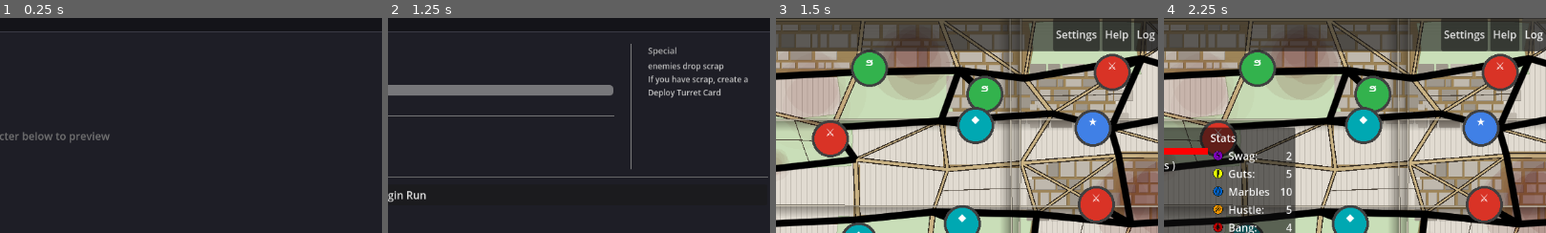
Above: before the commit, frames 1-4 (left to right).
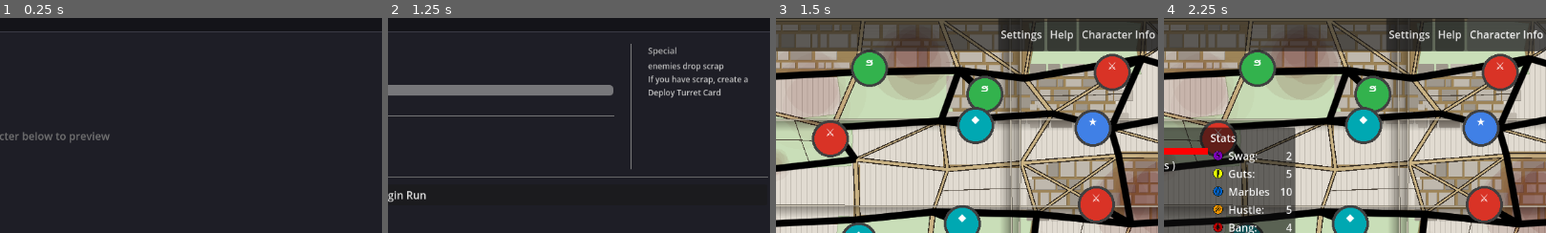
Above: after the commit, the same moments.

Repository: NastyDrac/grind
Game: Godot game, scene res://Scenes/character_select.tscn
Same seed, same stepped clock (60 frames per second), same inputs: the game is played once before the commit and once after it. The project has no main scene, so this scene is started directly. The engine's default icon, where the game draws it, is replaced by a stand-in: a white triangle on a blue panel in a dark square.
Inputs (mouse positions are % of the whole screen's width and height, from its top left):
- Up to frame 1 (0.25 s): no input
- Up to frame 2 (1.25 s): click (6, 82) at 0.52 s
- Up to frame 3 (1.5 s): click "Begin Run" at 1.25 s
- Up to frame 4 (2.25 s): click "Log" (after the commit: "Character Info") at 2 s
The pictures show only the part of the screen within x 50-100%, y 0-50%; the shares and areas given below are measured in that part.

Frames 1-2 are identical in both runs. In frame 3, 2.6% of the frame differs, in the area x 58-100%, y 0-16%; in frame 4, 2.6%.

Commit message:
fixed thingy

Diff:
--- a/Scenes/ui_bar.tscn
+++ b/Scenes/ui_bar.tscn
@@ -50,7 +50,7 @@
 
 [node name="Log" type="Button" parent="UI Bar/HBoxContainer"]
 layout_mode = 2
-text = "Log"
+text = "Character Info"
 
 [connection signal="pressed" from="UI Bar/HBoxContainer/Settings" to="." method="_on_settings_pressed"]
 [connection signal="pressed" from="UI Bar/HBoxContainer/Help" to="." method="_on_help_pressed"]
--- a/Scripts/enemy.gd
+++ b/Scripts/enemy.gd
@@ -15,6 +15,7 @@
 
 signal enemy_attack_player(enemy : Enemy, damage : int)
 signal enemy_moved(enemy : Enemy, old_range : int, new_range : int)
+signal enemy_player_moved(enemy : Enemy, old_range : int, new_range : int)
 
 @onready var sprite := $Sprite2D
 
@@ -92,6 +93,20 @@
 
 func attack_player():
 	Global.enemy_attacks_player.emit(self, data.damage)
+
+
+## Push this enemy away from the player by the given number of range steps.
+## Always use this for push effects — it emits enemy_moved so the range manager
+## stays in sync, and enemy_player_moved so Newton's Cradle (player-only) fires.
+func push(amount: int) -> void:
+	if amount <= 0:
+		return
+	var old_range := current_range
+	current_range += amount
+	if range_manager:
+		target_position = range_manager.get_position_for_enemy(self)
+	enemy_moved.emit(self, old_range, current_range)
+	enemy_player_moved.emit(self, old_range, current_range)
 
 func get_current_range() -> int:
 	return current_range
--- a/Scripts/newtons_cradle.gd
+++ b/Scripts/newtons_cradle.gd
@@ -1,19 +1,17 @@
 extends Thingy
 class_name NewtonsCradle
 
-## Newton's Cradle — passive item.
-## When any enemy is pushed (new_range > old_range), every OTHER enemy
-## occupying a range the pushed enemy crossed through or landed on takes damage.
-##
-## Example: enemy pushed from range 2 → range 5 hits all enemies at ranges 3, 4, and 5.
+## Newton's Cradle -- passive item.
+## When the player forces an enemy to move (push or pull), every OTHER enemy
+## in the ranges swept through takes damage.
 
-# ── Configuration ─────────────────────────────────────────────────────────────
+# -- Configuration -------------------------------------------------------------
 
 ## Damage dealt to each enemy in the swept ranges.
 ## Formula can use: swag, guts, bang, hustle, marbles, mojo
 @export var damage_calculator: ValueCalculator
 
-# ── Lifecycle ─────────────────────────────────────────────────────────────────
+# -- Lifecycle -----------------------------------------------------------------
 
 ## Called by RunManager at the start of every combat wave.
 func setup(p: Character, rm: RangeManager) -> void:
@@ -35,45 +33,42 @@
 	# Disconnect from every enemy still alive so signals don't leak into the next wave.
 	if range_manager:
 		for enemy in range_manager.get_all_enemies():
-			if enemy.enemy_moved.is_connected(_on_enemy_moved):
-				enemy.enemy_moved.disconnect(_on_enemy_moved)
+			if enemy.enemy_player_moved.is_connected(_on_enemy_moved):
+				enemy.enemy_player_moved.disconnect(_on_enemy_moved)
 
 	super()
 
-# ── Signal handlers ───────────────────────────────────────────────────────────
+# -- Signal handlers -----------------------------------------------------------
 
 func _on_enemy_spawned(enemy: Enemy) -> void:
 	_connect_enemy(enemy)
 
 
 func _on_enemy_moved(enemy: Enemy, old_range: int, new_range: int) -> void:
-	# Only care about pushes (enemy moving away from player = increasing range).
-	if new_range <= old_range:
-		return
-
+	# Combat may have ended while this signal was in-flight -- bail silently.
 	if not range_manager:
-		push_warning("NewtonsCradle: no range_manager set — was setup() called?")
 		return
 
 	var damage := _calculate_damage()
 	if damage <= 0:
 		return
 
-	# Every range slot the pushed enemy swept through or came to rest in.
-	for r in range(old_range + 1, new_range + 1):
+	# Sweep through every range slot between old and new position (inclusive).
+	# min/max ensures this works correctly for both pushes and pulls.
+	for r in range(min(old_range, new_range), max(old_range, new_range) + 1):
 		for target in range_manager.get_enemies_at_range(r):
-			# Don't damage the ball that's doing the pushing.
+			# Don't damage the enemy that was moved.
 			if target == enemy:
 				continue
 			if not target.is_alive():
 				continue
 			target.take_damgage(damage)
 
-# ── Helpers ───────────────────────────────────────────────────────────────────
+# -- Helpers -------------------------------------------------------------------
 
 func _connect_enemy(enemy: Enemy) -> void:
-	if not enemy.enemy_moved.is_connected(_on_enemy_moved):
-		enemy.enemy_moved.connect(_on_enemy_moved)
+	if not enemy.enemy_player_moved.is_connected(_on_enemy_moved):
+		enemy.enemy_player_moved.connect(_on_enemy_moved)
 
 
 func _calculate_damage() -> int:
@@ -84,10 +79,10 @@
 
 func get_description_with_values() -> String:
 	if not damage_calculator or not player:
-		return "Pushing an enemy deals damage to every enemy it passes through."
+		return "Forcing an enemy to move deals damage to every enemy it passes through."
 	var dmg := damage_calculator.calculate(player)
 	var formula := _format_formula_display(damage_calculator.formula)
-	return "Pushing an enemy deals §%d§ (%s) damage to every enemy in its path." % [dmg, formula]
+	return "Forcing an enemy to move deals §%d§ (%s) damage to every enemy in its path." % [dmg, formula]
 
 
 func _format_formula_display(f: String) -> String:
--- a/Scripts/pushpull_action.gd
+++ b/Scripts/pushpull_action.gd
@@ -22,17 +22,20 @@
 
 	var distance = _calculate_distance()
 
+	var current_range = target.get_current_range()
+	var new_range = clamp(current_range + distance, 0, 5)
+	var clamped_distance = new_range - current_range
 
-	var current_range = target.get_current_range()
-	var old_range = current_range
-
-
-	var new_range = clamp(current_range + distance, 0, 5)
-
-
-	if new_range != old_range:
+	if clamped_distance > 0:
+		target.push(clamped_distance)
+	elif clamped_distance < 0:
+		# Pull — player-forced movement, so emit both enemy_moved and enemy_player_moved
+		var old_range = current_range
 		target.current_range = new_range
+		if target.range_manager:
+			target.target_position = target.range_manager.get_position_for_enemy(target)
 		target.enemy_moved.emit(target, old_range, new_range)
+		target.enemy_player_moved.emit(target, old_range, new_range)
 
 func get_description_with_values(character: Character) -> String:
 	if not character or not distance_calculator:
--- a/Scripts/run_manager.gd
+++ b/Scripts/run_manager.gd
@@ -273,13 +273,16 @@
 func add_thingy(thingy: Thingy) -> void:
 	thingies.append(thingy)
 	add_child(thingy)
-	if current_state == GameState.COMBAT and player and range_manager:
+
+	# Only wire up combat connections if we're actually in combat.
+	# If purchased at the shop, _setup_thingies() will handle it at wave start.
+	if current_state == GameState.COMBAT:
 		thingy.setup(player, range_manager)
 
 
 ## Wire every thingy up for the current combat wave.
 func _setup_thingies() -> void:
-	if thingies.is_empty() != false:
+	if not thingies.is_empty():
 		for thingy in thingies:
 			thingy.setup(player, range_manager)
 
@@ -287,7 +290,7 @@
 ## Disconnect every thingy from the combat that just ended.
 ## Thingies themselves are NOT freed — they carry over to the next wave.
 func _teardown_thingies() -> void:
-	if thingies.is_empty() != false:
+	if not thingies.is_empty():
 		for thingy in thingies:
 			thingy.teardown()
 
--- a/Thingys/newtons_cradle.tscn
+++ b/Thingys/newtons_cradle.tscn
@@ -1,7 +1,13 @@
-[gd_scene load_steps=3 format=3 uid="uid://dadunh1ih6xw"]
+[gd_scene load_steps=5 format=3 uid="uid://dadunh1ih6xw"]
 
 [ext_resource type="Script" uid="uid://bvdt23ajoaxul" path="res://Scripts/newtons_cradle.gd" id="1_6thof"]
 [ext_resource type="Texture2D" uid="uid://8nc5w8chfh3m" path="res://Art/cradle.png" id="2_thao0"]
+[ext_resource type="Script" uid="uid://cgrxhw8vqenhu" path="res://Scripts/ValueCalculator.gd" id="3_thao0"]
+
+[sub_resource type="Resource" id="Resource_1kocq"]
+script = ExtResource("3_thao0")
+formula = "2"
+metadata/_custom_type_script = "uid://cgrxhw8vqenhu"
 
 [node name="NewtonsCradle" type="TextureRect"]
 anchors_preset = 8
@@ -18,4 +24,5 @@
 texture = ExtResource("2_thao0")
 expand_mode = 3
 script = ExtResource("1_6thof")
+damage_calculator = SubResource("Resource_1kocq")
 metadata/_custom_type_script = "uid://bvdt23ajoaxul"
